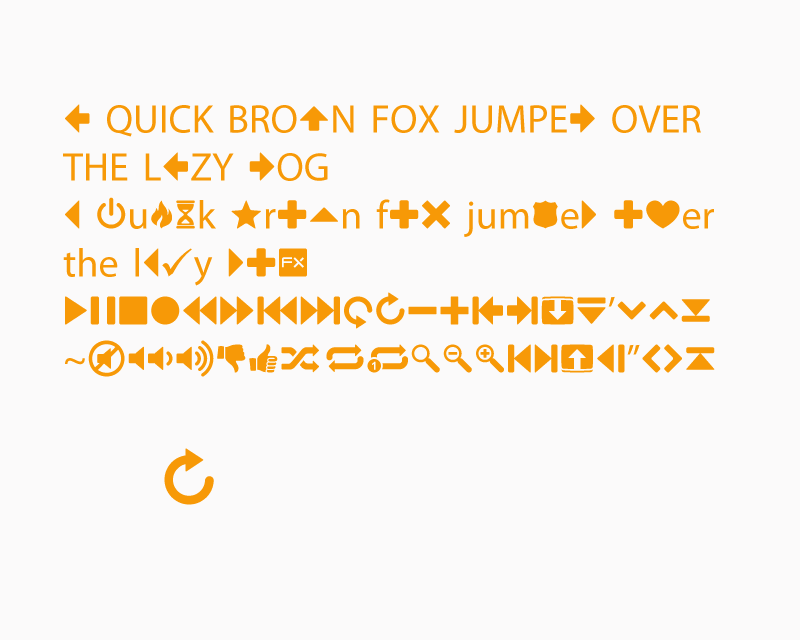
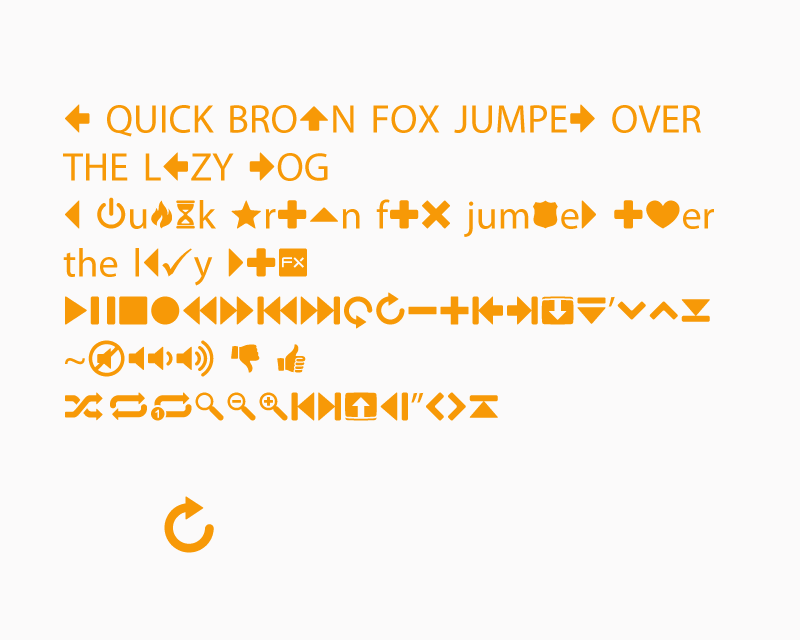
Layers edited between the first and the second 800 x 640 image:
painted on "A QUICK BROWN FOX JUMPED OVER THE LAZY DOG a quick brown fox ju" over [65,344,715,553]
